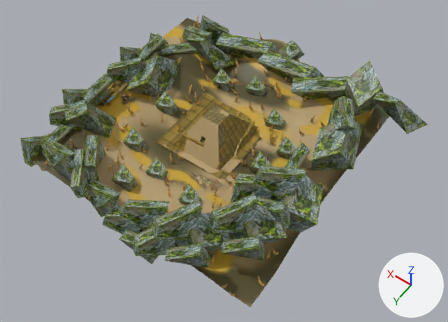
The OBJ model snake_run_2/level_data/temple.obj, before and after one commit.
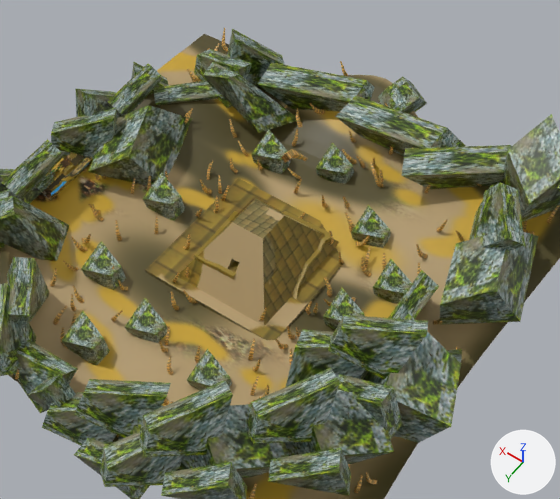
There are two pictures of each version: one whole from a camera (50 mm lens) standing at (-203.0, 262.0, 394.0) and looking at (-28.0, 17.0, 10.0), one close up on the part from 18% to 84% of the width and 0% to 81% of the height. Every picture has the same lights, and +X, +Y and +Z are marked at lower right. The older version's two pictures come first. Where no turn or scale is listed for an object, it has been applied to the vertices. Vertices at exactly the same position are counted once.
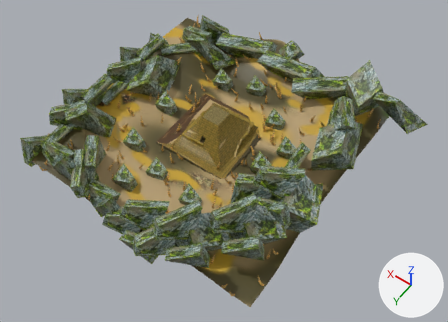
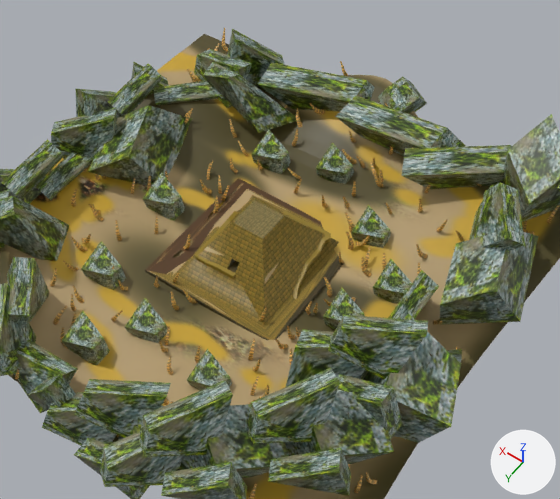
What changed in the scene script:
```text
Change me_cube_003:
    used by ob_cube_003; location = (0.0, 0.0, 0.0)
    remove me_cube_003.from_pydata(...)  # 11857 vertices, 11246 faces; spans x -145.0..111.0, y -126.0..129.0, z -14.0..63.0
    add me_cube_003.from_pydata(...)  # 11656 vertices, 11064 faces; spans x -145.0..111.0, y -126.0..129.0, z -14.0..60.0
    me_cube_003 part 1: the loose piece of 48 vertices spanning x 12.0..14.0, y 19.0..23.0, z 1.0..11.0 is moved by (8.0, 11.0, -2.0)
    me_cube_003 part 2: the loose piece of 48 vertices spanning x 28.0..34.0, y -11.0..-7.0, z 2.0..11.0 is multiplied about its middle by the matrix ((0.824, 0.178, 0.537), (0.218, 0.777, -0.591), (-0.522, 0.604, 0.601)), then moved by (48.0, 28.0, 3.0)
    me_cube_003 part 3: the loose piece of 48 vertices spanning x -16.0..-13.0, y -32.0..-29.0, z 2.0..10.0 is scaled about its middle by (1.33, 0.483, 1.24), then moved by (-19.0, -1.0, 2.0)
    me_cube_003 part 4: the loose piece of 48 vertices spanning x -28.0..-24.0, y -29.0..-27.0, z 3.0..13.0 is multiplied about its middle by the matrix ((0.775, 0.613, 0.094), (-0.614, 0.779, -0.012), (-0.082, -0.049, 0.987)), then moved by (7.0, -30.0, 2.0)
    me_cube_003 part 5: the loose piece of 48 vertices spanning x -9.0..-4.0, y -33.0..-28.0, z 2.0..10.0 is multiplied about its middle by the matrix ((0.78, -0.361, 0.295), (0.158, 0.746, 0.495), (-0.439, -0.374, 0.703)), then moved by (-43.0, -32.0, 7.0)
    me_cube_003 part 6: the loose piece of 48 vertices spanning x -15.0..-9.0, y -25.0..-12.0, z 51.0..63.0 is deleted
    me_cube_003 part 7
    13 vertices are removed from x -17.0..6.0, y -17.0..9.0, z 4.0..14.0
    23 faces are deleted
    2 vertices move from x 1.0..4.0, y 2.0, z 4.0 to x 1.0..4.0, y 3.0, z 3.0
    4 vertices are added at (-5.0, -17.0, 3.0), (1.0, -17.0, 3.0), (-5.0, 9.0, 3.0), (-11.0, 9.0, 3.0)
    25 new faces join them
    me_cube_003 part 8: 176 kept faces spanning x -36.0..104.0, y -38.0..29.0, z -8.0..29.0 get new texture (UV) coordinates
    other edits to the shape of me_cube_003 do not show in these pictures
```

Changed parts and their boxes (x1, y1, x2, y2) in the close-ups (560 x 499 px; the box of a moved part takes in the faces that stretch with it):
part 1 of me_cube_003, moved or reshaped
    before: (185, 267, 189, 278)
    after: (154, 277, 161, 288)
part 2 of me_cube_003, moved or reshaped
    before: (196, 209, 202, 217)
    after: (71, 189, 77, 207)
part 3 of me_cube_003, moved or reshaped (not visible before)
    after: (346, 232, 354, 250)
part 4 of me_cube_003, moved or reshaped
    before: (329, 231, 334, 245)
    after: (351, 181, 356, 196)
part 5 of me_cube_003, moved or reshaped
    before: (299, 212, 305, 219)
    after: (417, 199, 423, 213)
part 6 of me_cube_003, deleted
    before: (281, 149, 307, 163)
part 7 of me_cube_003, moved or reshaped
    both: (146, 178, 344, 340)
part 8 of me_cube_003, surface changed
    both: (36, 152, 344, 339)
